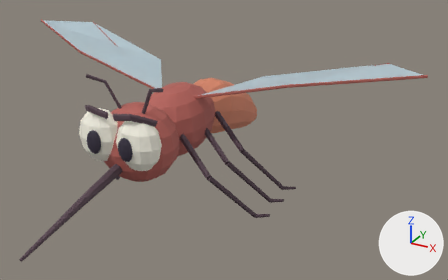
One commit to the Blender file art_source/unity/characters/mosquito/LMS_Mosquito_alpha.blend: the scene before it, then after it.
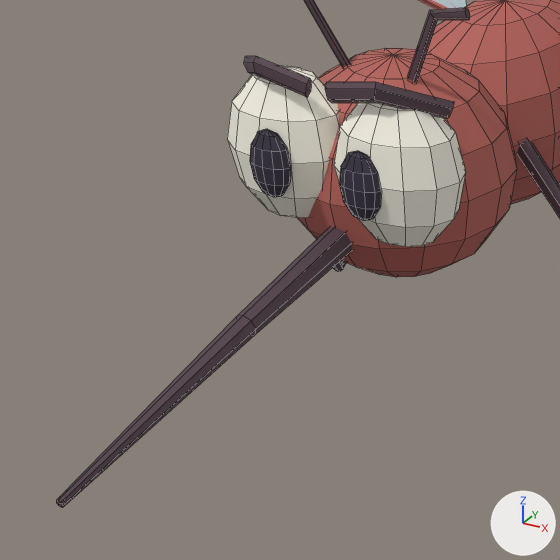
Old and new are each drawn whole from a camera (50 mm lens) standing at (0.341, -0.515, 0.246) and looking at (0.052, 0.009, -0.017) and again close up on the part from 0% to 43% of the width and 31% to 100% of the height. Lighting does not change. The marker at lower right points along +X, +Y and +Z. The older version's two pictures come first. The close-ups show mesh edges as thin lines.

Names of what the first close-up shows: 'MosquitoSkin' and 2 more.
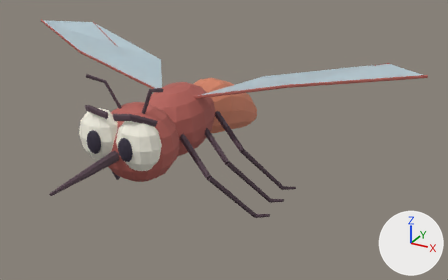
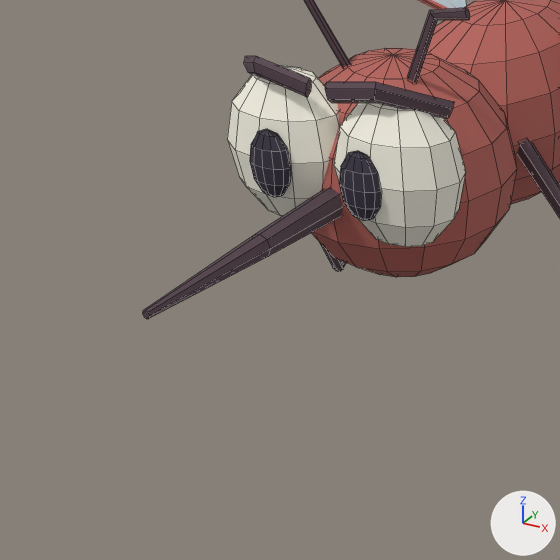
Where the change shows, as pixel boxes [x1, y1, x2, y2] in the close-ups (560 x 560 px; the box of a moved part takes in the faces that stretch with it):
'MosquitoSkin', reshaped
    before: [56, 0, 560, 507]
    after: [142, 0, 560, 319]
part 1 of me_sphere_012, moved or reshaped
    before: [56, 227, 352, 507]
    after: [142, 188, 343, 319]

Patch to the scene script:
```diff
--- a/art_source/unity/characters/mosquito/LMS_Mosquito_alpha.blend.py
+++ b/art_source/unity/characters/mosquito/LMS_Mosquito_alpha.blend.py
@@ me_sphere_012 @@
 # used by ob_mosquitoskin; location = (0.0, 0.0, 0.0)
-me_sphere_012.from_pydata(...)  # 860 vertices, 824 faces; spans x -0.102..0.102, y -0.23..0.192, z -0.102..0.068
+me_sphere_012.from_pydata(...)  # 860 vertices, 824 faces; spans x -0.102..0.102, y -0.19..0.192, z -0.102..0.068
+# me_sphere_012 part 1: 24 of 860 vertices moved; they spanned x -0.005..0.005, y -0.23..-0.095, z -0.041..-0.007 and now span x -0.005..0.005, y -0.19..-0.096, z -0.006..0.006; mean shift (0.0, 0.017, 0.025); largest move (0.0, -0.23, -0.039) -> (0.0, -0.19, 0.001)
 me_sphere_012.materials.append(mat_mosquito_shell)
```
